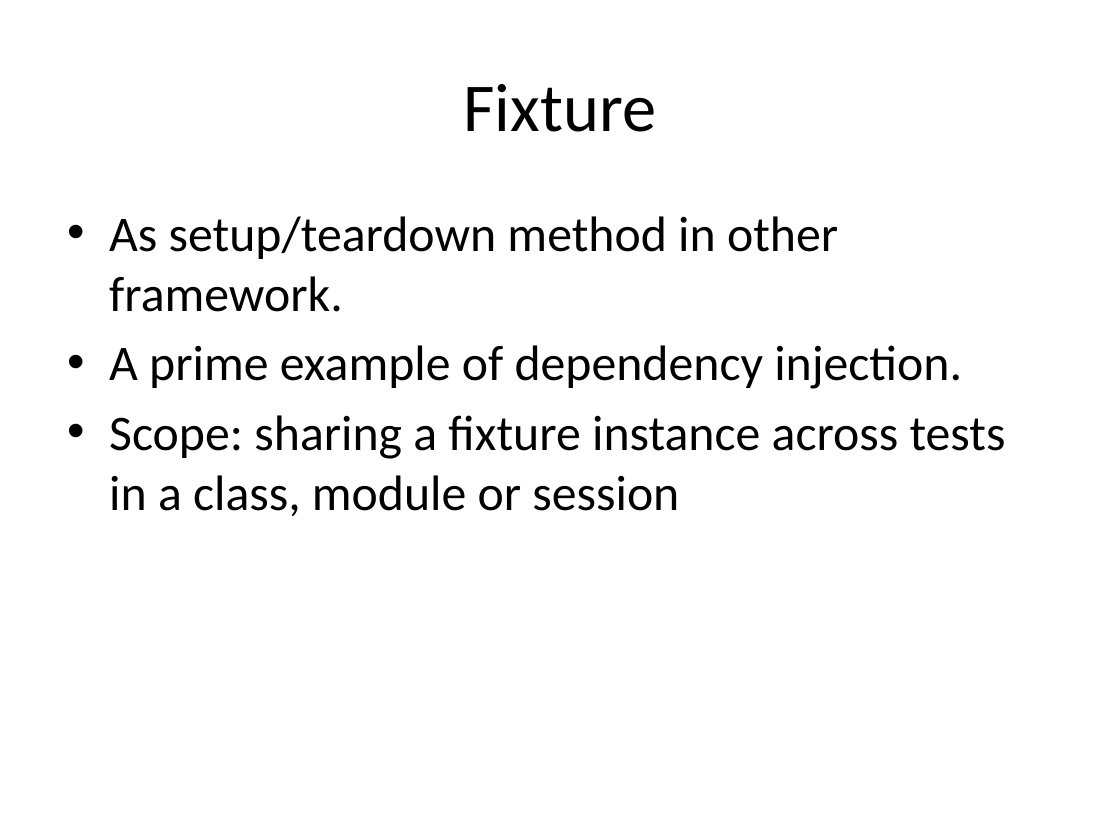
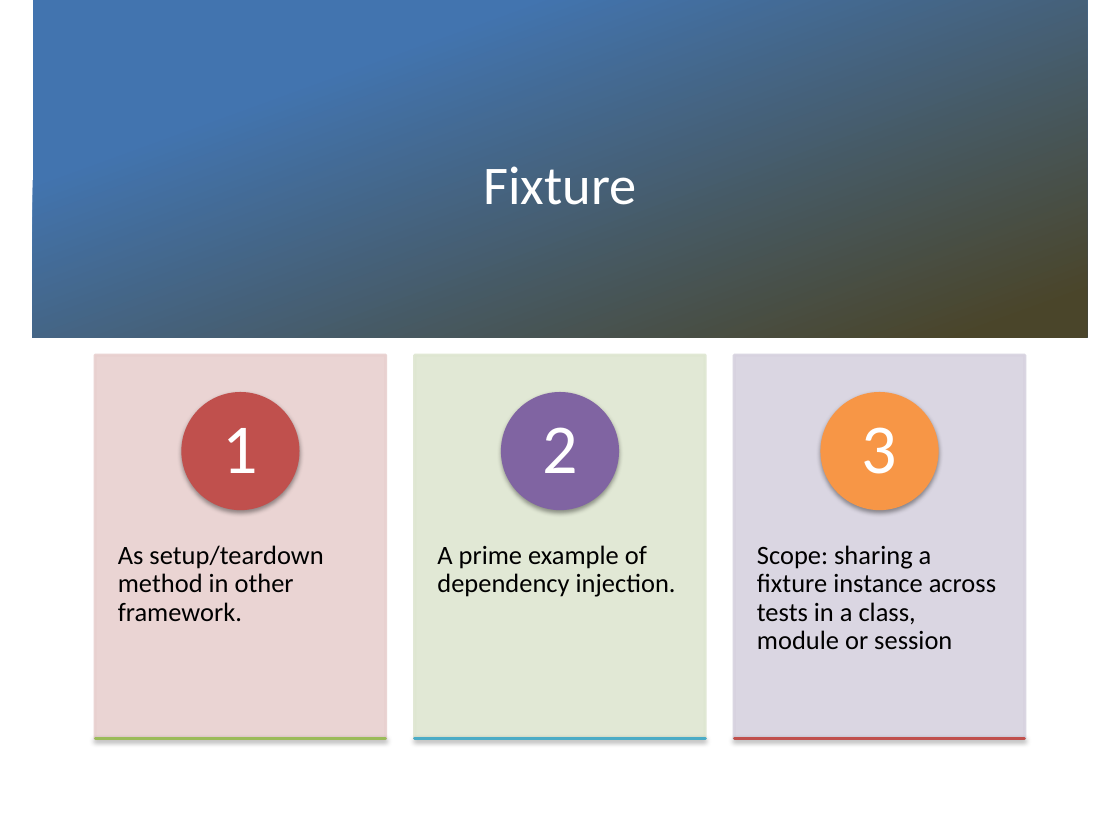
Before and after one commit to hdw868/pytest_demo, a slide deck: slide 9 of docs/Introduction to pytest.pptx (slide 10 before the commit). Drawn at 1120x840 pixels with LibreOffice and Linux fonts; fonts in the diff are those of the drawing; background and template pictures are left out. Boxes give left, top, right and bottom in pixels: in the first picture for what was removed or moved away, otherwise in the second. Text is boxed around its words. In the diff, an @@ line names an element or a change of style, - is before the commit and + after.

```diff
--- a/docs/Introduction to pytest.pptx
+++ b/docs/Introduction to pytest.pptx
@@ rectangle added at box(32, 0, 1088, 337), fill gradient #4274AF to #4A452A @@
@@ title "Fixture": place and size @@
-title "Fixture" at box(463, 84, 656, 132)
+title "Fixture" at box(483, 166, 636, 205)
@@ title "Fixture" at box(483, 166, 636, 205): size 44 to 35 pt, text colour #000000 to #FFFFFF @@
@@ text removed at box(109, 216, 1006, 516) @@
-• As setup/teardown method in other framework.
-• A prime example of dependency injection.
-• Scope: sharing a fixture instance across tests in a class, module or session
@@ group added at box(95, 355, 1025, 739): 6 rectangles, 6 texts, 3 ellipses @@
+As setup/teardown method in other framework.
+1
+A prime example of dependency injection.
+2
+Scope: sharing a fixture instance across tests in a class, module or session
+3
```
Also in this commit, not shown: 11 other slides changed, 3 slides added, 2 slides removed.
